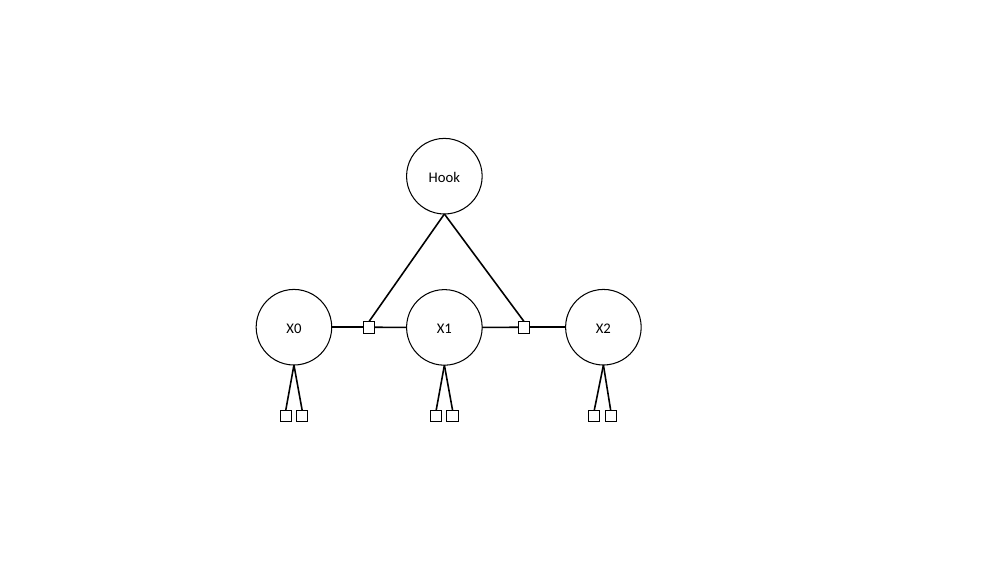
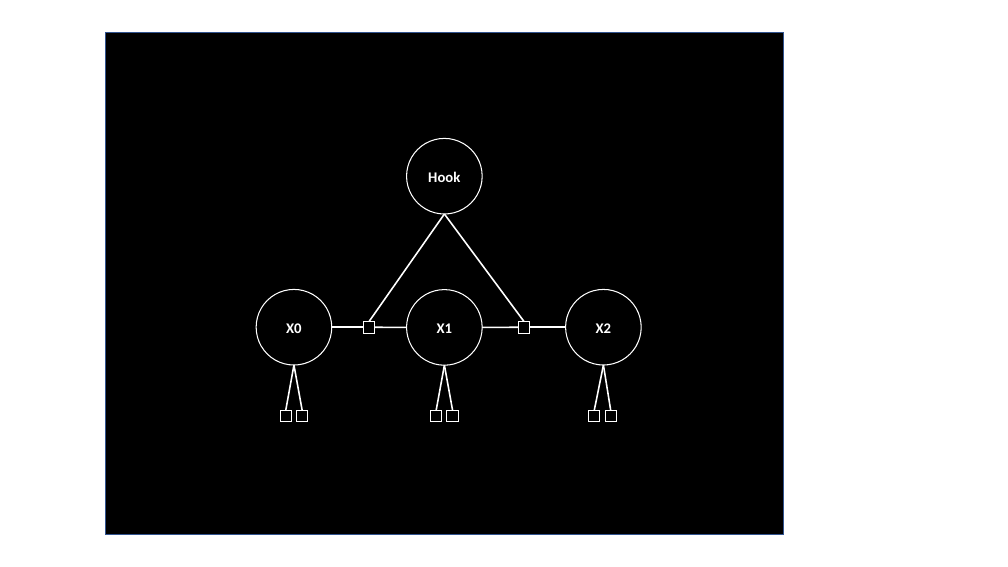
Before and after one commit to sdunlap/gtsam_pendulum, a slide deck: slide 1 of FactorGraph.pptx. Drawn at 1008x567 pixels with LibreOffice and Linux fonts; fonts in the diff are those of the drawing. Boxes give left, top, right and bottom in pixels: in the first picture for what was removed or moved away, otherwise in the second. Text is boxed around its words. In the diff, an @@ line names an element or a change of style, - is before the commit and + after.

```diff
--- a/FactorGraph.pptx
+++ b/FactorGraph.pptx
@@ rectangle added at (x1=106, y1=33, x2=783, y2=534), fill #000000, outline #325491 1 pt @@
@@ line (445, 214) - (369, 321): stroke #000000 1.5 pt to #FFFFFF 1.5 pt @@
@@ line (445, 214) - (524, 321): stroke #000000 1.5 pt to #FFFFFF 1.5 pt @@
@@ text colour #000000 to #FFFFFF, bold on; outline #000000 1 pt to #FFFFFF 1 pt in 4 elements at (x1=407, y1=138, x2=482, y2=214), (x1=256, y1=290, x2=332, y2=365), (x1=407, y1=290, x2=482, y2=365), (x1=566, y1=290, x2=641, y2=365) @@
@@ line (364, 327) - (332, 327): stroke #000000 1.5 pt to #FFFFFF 1.5 pt @@
@@ line (407, 327) - (375, 327): stroke #000000 1.5 pt to #FFFFFF 1.5 pt @@
@@ line (482, 327) - (519, 327): stroke #000000 1.5 pt to #FFFFFF 1.5 pt @@
@@ line (566, 327) - (529, 327): stroke #000000 1.5 pt to #FFFFFF 1.5 pt @@
@@ line (286, 410) - (294, 365): stroke #000000 1.5 pt to #FFFFFF 1.5 pt @@
@@ line (294, 365) - (302, 410): stroke #000000 1.5 pt to #FFFFFF 1.5 pt @@
@@ line (436, 410) - (445, 365): stroke #000000 1.5 pt to #FFFFFF 1.5 pt @@
@@ line (445, 365) - (453, 410): stroke #000000 1.5 pt to #FFFFFF 1.5 pt @@
@@ line (594, 410) - (603, 365): stroke #000000 1.5 pt to #FFFFFF 1.5 pt @@
@@ line (603, 365) - (611, 410): stroke #000000 1.5 pt to #FFFFFF 1.5 pt @@
@@ outline #000000 1 pt to #FFFFFF 1 pt in 8 elements at (x1=364, y1=321, x2=375, y2=333), (x1=519, y1=321, x2=530, y2=333), (x1=281, y1=410, x2=292, y2=422), (x1=296, y1=410, x2=308, y2=422), (x1=431, y1=410, x2=442, y2=422), (x1=447, y1=410, x2=458, y2=422), (x1=589, y1=410, x2=600, y2=422), (x1=605, y1=410, x2=616, y2=422) @@
```
Also in this commit, not shown: 1 other file.
